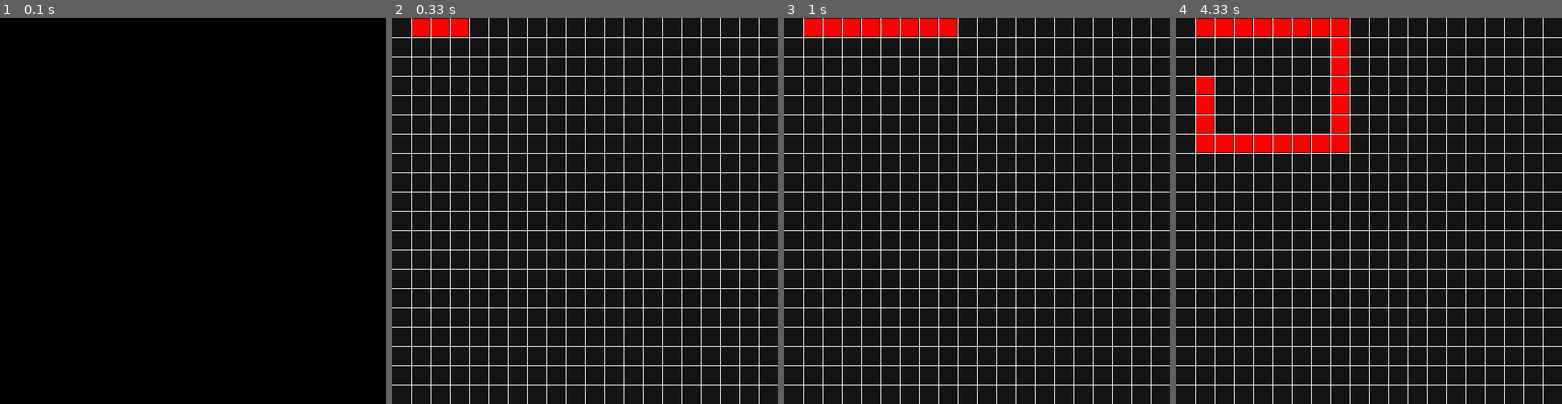
Above: before the commit, frames 1-4 (left to right).
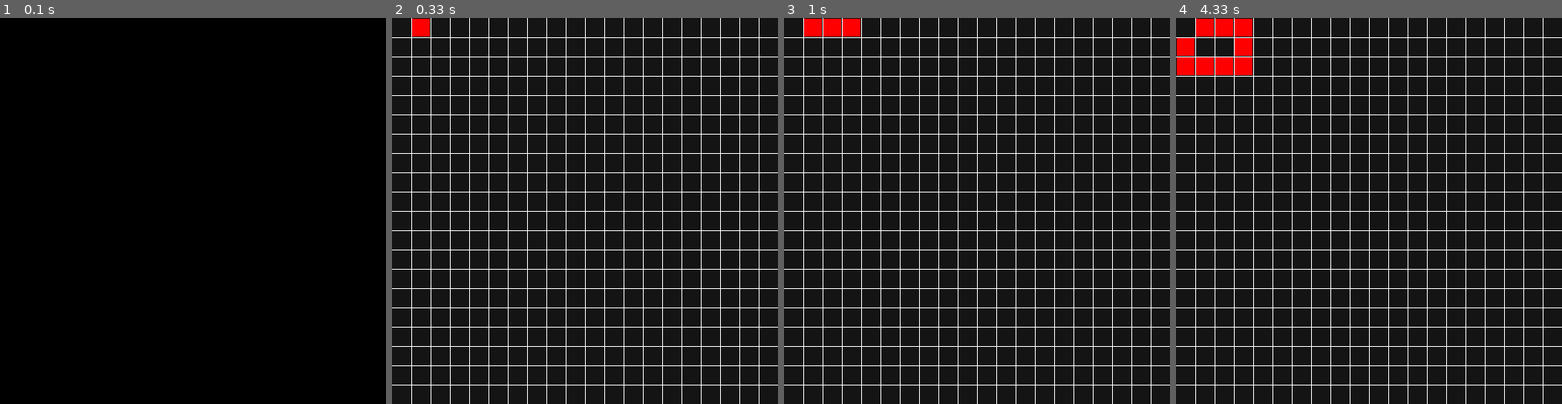
Above: after the commit, the same moments.

Repository: jasonbrackman/pygame_exploration
Game: pygame game, started from snake_game.py
Same seed, same stepped clock (60 frames per second), same inputs: the game is played once before the commit and once after it.
Inputs:
- Up to frame 1 (0.1 s): no input
- Up to frame 2 (0.33 s): no input
- Up to frame 3 (1 s): hold Right 0.33-0.8 s; hold Up from 0.83 s (still down)
- Up to frame 4 (4.33 s): release Up at 1.3 s; hold Down 2.63-3.32 s; hold Left 3.35-4.05 s; hold Up from 4.08 s (still down)

Frame 1 is identical in both runs. In frame 2, 0.4% of the frame differs, in the area x 10-20%, y 0-5%; in frame 3, 1.1%; in frame 4, 5.7%, in the area x 0-45%, y 0-35%.

Commit message:
adding some debug statements.

Diff:
--- a/snake_game.py
+++ b/snake_game.py
@@ -13,7 +13,6 @@
 https://techwithtim.net/tutorials/game-development-with-python/snake-pygame/tutorial-1/
 
 """
-
 
 import pygame
 
@@ -31,6 +30,8 @@
     def move(self, dirnx, dirny):
         self.dirnx = dirnx
         self.dirny = dirny
+        print("Current Position: ", self.pos)
+
         self.pos = (self.pos[0] + self.dirnx, self.pos[1] + self.dirny)
 
     def draw(self, surface, eyes=False):
@@ -38,8 +39,8 @@
         row, col = self.pos
         pygame.draw.rect(surface,
                          self.color,
-                         (row * length+1,
-                          col * length+1,
+                         (row * length + 1,
+                          col * length + 1,
                           length - 2,
                           length - 2))
 
@@ -52,11 +53,17 @@
         self.color = color
         self.head = Cube(pos)
         self.body.append(self.head)
-        self.dirnx = 0
-        self.dirny = 1
+        self.dirnx = 1
+        self.dirny = 0
 
     def move(self):
+        """
+        Sets the current position of each cube of the snake body and then moves
+        each cube in the direction it should go.
+        :return:
+        """
 
+        # Keypresses that are interesting and their direction values.
         choices = {
             pygame.K_LEFT: (-1, 0),
             pygame.K_RIGHT: (1, 0),
@@ -74,22 +81,24 @@
                     self.turns[self.head.pos] = pos
 
         for i, cube in enumerate(self.body):
-            print("Cube Position: ", cube.pos)
+
             position = cube.pos[:]
             if position in self.turns:
                 turn = self.turns[position]
-                print(turn)
                 cube.move(turn[0], turn[1])
-                print("Cube MOved!")
+                print("Cube Moved!")
                 if i == len(self.body) - 1:
                     self.turns.pop(position)
             else:
                 # Ensure we don't hit the end of the world
                 if cube.dirnx == -1 and cube.pos[0] <= 0:
-                    cube.pos = (cube.rows-1, cube.pos[1])
+                    print("Left Wall")
+                    cube.pos = (cube.rows, cube.pos[1])
 
                 elif cube.dirnx == 1 and cube.pos[0] >= cube.rows-1:
-                    cube.pos = (0, cube.pos[1])
+                    print("Right Wall")
+
+                    cube.pos = (0-1, cube.pos[1])
 
                 elif cube.dirny == -1 and cube.pos[1] <= 0:
                     cube.pos = (cube.pos[0], 0)
@@ -120,10 +129,7 @@
 
     def draw(self, surface):
         for index, cube in enumerate(self.body):
-            if index == 0:
-                cube.draw(surface, True)
-            else:
-                cube.draw(surface)
+            cube.draw(surface, index == 0)
 
 
 def draw_grid(surface, size: (int, int), rows: int) -> None:
@@ -157,7 +163,10 @@
     screen = pygame.display.set_mode(size)
     screen.fill(background_colour)
     pygame.display.set_caption('Snake Game')
+
+    # Need a clock to control the tick's per second
     clock = pygame.time.Clock()
+
     # Create initial board
     draw_grid(screen, size, 20)
 
@@ -167,7 +176,8 @@
     # Game Loop
     running = True
     while running:
-        clock.tick(10)
+        clock.tick(4)  # 30 would be real time - slower < 30 > faster
+
         running = snake.move()
         snake.draw(screen)
         # pygame.display.flip()  # updates the entire surface
